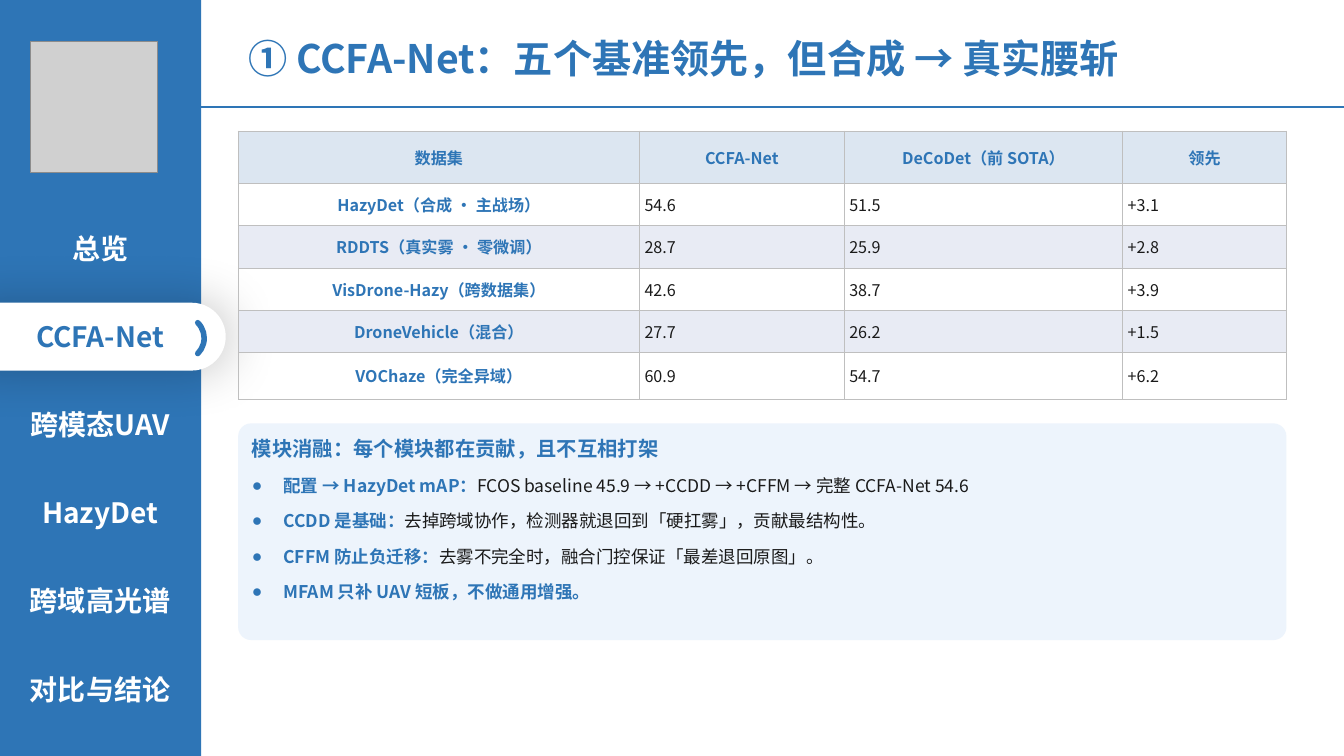
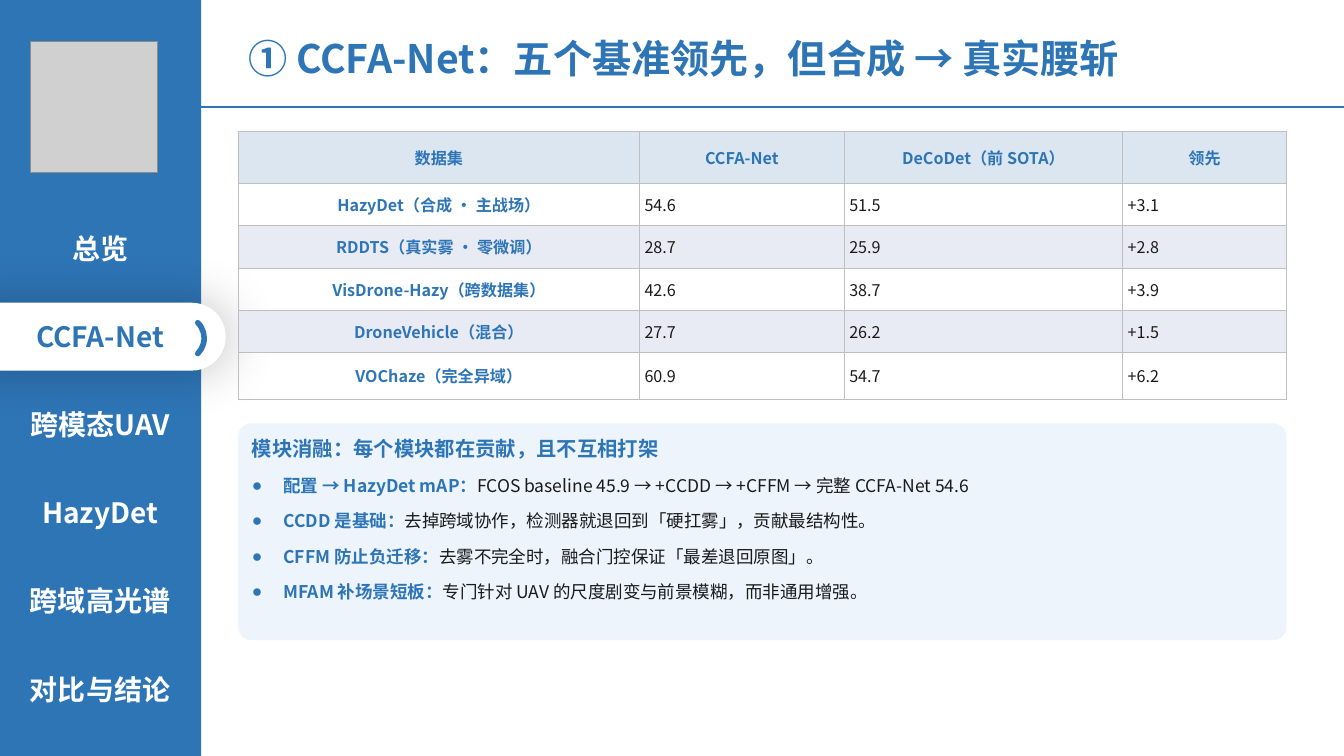
Before and after one commit to 139876/paper-notes, a slide deck: slide 7 of 论文精读/3-HazyDet精读/附件/四篇论文-组会汇报.pptx. Drawn at 1344x756 pixels with LibreOffice and Linux fonts; fonts in the diff are those of the drawing; grey boxes stand for pictures. Boxes give left, top, right and bottom in pixels: in the first picture for what was removed or moved away, otherwise in the second. Text is boxed around its words. In the diff, an @@ line names an element or a change of style, - is before the commit and + after.

```diff
--- a/论文精读/3-HazyDet精读/附件/四篇论文-组会汇报.pptx
+++ b/论文精读/3-HazyDet精读/附件/四篇论文-组会汇报.pptx
@@ text in rounded rectangle at <box>284,583,868,600</box>: text changed; text colour #2E75B6 to #1A1A1A; bold off @@
-● MFAM 只补 UAV 短板，不做通用增强。
+● MFAM 补场景短板：专门针对 UAV 的尺度剧变与前景模糊，而非通用增强。
```
Also in this commit, not shown: 14 other slides changed.
